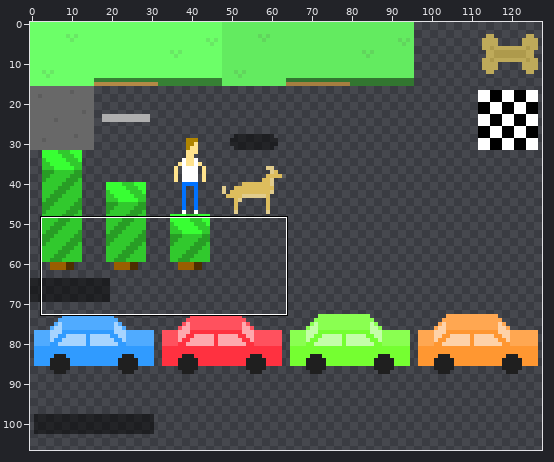
Edited in one commit: sprite sheet (builds/web/art/tiles.png). Above: a wide view before the commit, with the close-up outlined.
Close-up. Earlier state:
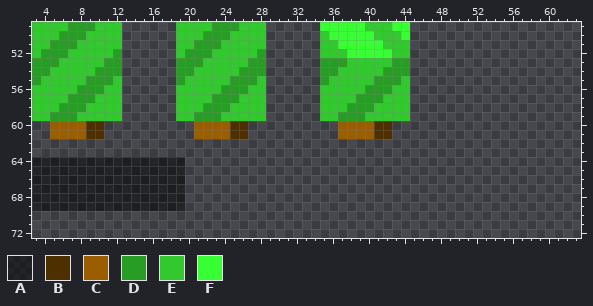
The file is 128x128 pixels. Pixels under 10% opacity are left out. Colours within 5 levels of each other are drawn and written as one. Shown: x 3..63, y 49..72. The wide view leaves out empty margins.
Palette (. is transparent): A #0000007f  B #4d2f00  C #9a5e00  D #289d25  E #31c92d  F #38ff33
Pixels before, first column x 3:
49 EEEEDDDEEE......EEEEDDDEEE......FFFFFEEEFF
50 EEEDDDEEEE......EEEDDDEEEE......EFFFFFEEEF
51 EEDDDEEEEE......EEDDDEEEEE......EEFFFFFEEE
52 EDDDEEEEED......EDDDEEEEED......EEEFFFFFEE
53 DDDEEEEEDD......DDDEEEEEDD......DDDEEEEEDD
54 DDEEEEEDDD......DDEEEEEDDD......DDEEEEEDDD
55 DEEEEEDDDE......DEEEEEDDDE......DEEEEEDDDE
56 EEEEEDDDEE......EEEEEDDDEE......EEEEEDDDEE
57 EEEEDDDEEE......EEEEDDDEEE......EEEEDDDEEE
58 EEEDDDEEEE......EEEDDDEEEE......EEEDDDEEEE
59 EEDDDEEEEE......EEDDDEEEEE......EEDDDEEEEE
60 ..CCCCBB..........CCCCBB..........CCCCBB..
61 ..CCCCBB..........CCCCBB..........CCCCBB..
62 ..........................................
63 ..........................................
64 AAAAAAAAAAAAAAAAA.........................
65 AAAAAAAAAAAAAAAAA.........................
66 AAAAAAAAAAAAAAAAA.........................
67 AAAAAAAAAAAAAAAAA.........................
68 AAAAAAAAAAAAAAAAA.........................
69 AAAAAAAAAAAAAAAAA.........................
New version:
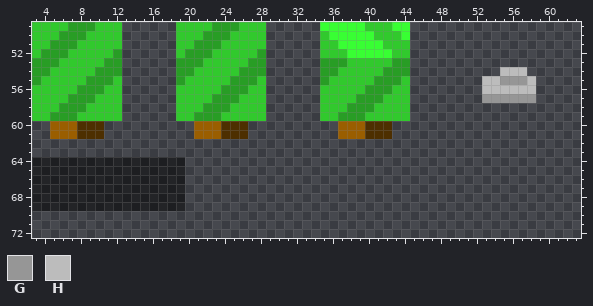
Colours new in this view: G #969696  H #bcbcbc
Difference:
Colour C becomes colour B in rows 60 to 61 at x 8, 24 and 40.
The author put colour G in row 55 at x 55 to 57; in row 57 at x 53 to 58.
The author put colour H in row 54 at x 55 to 57; in row 55 at x 53 to 54 and 58; in row 56 at x 53 to 58.
Changed places in both close-ups, as pixel boxes (x1, y1, x2, y2):
added: (482, 67, 536, 103)
changed: (77, 121, 86, 139)
changed: (221, 121, 230, 139)
changed: (365, 121, 374, 139)
